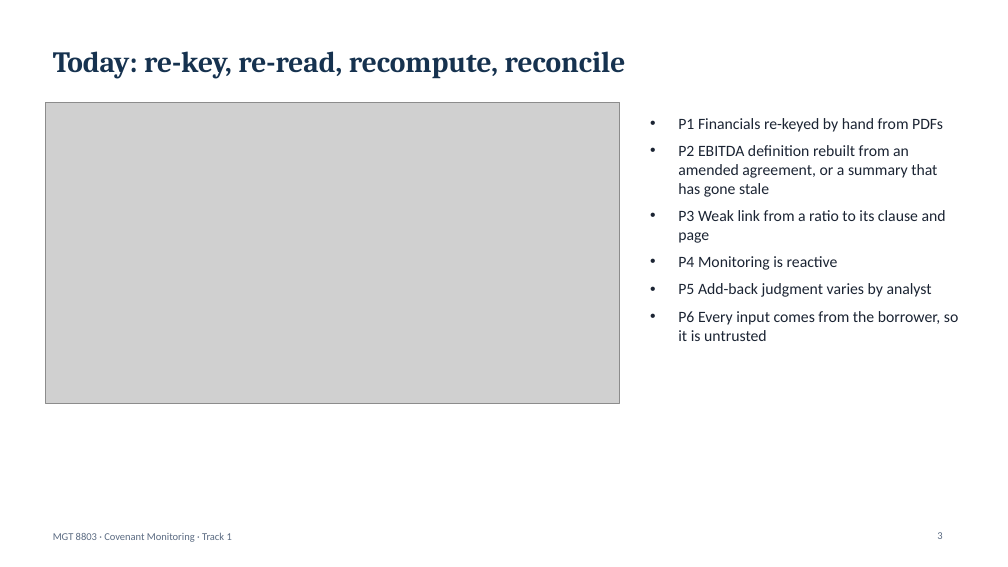
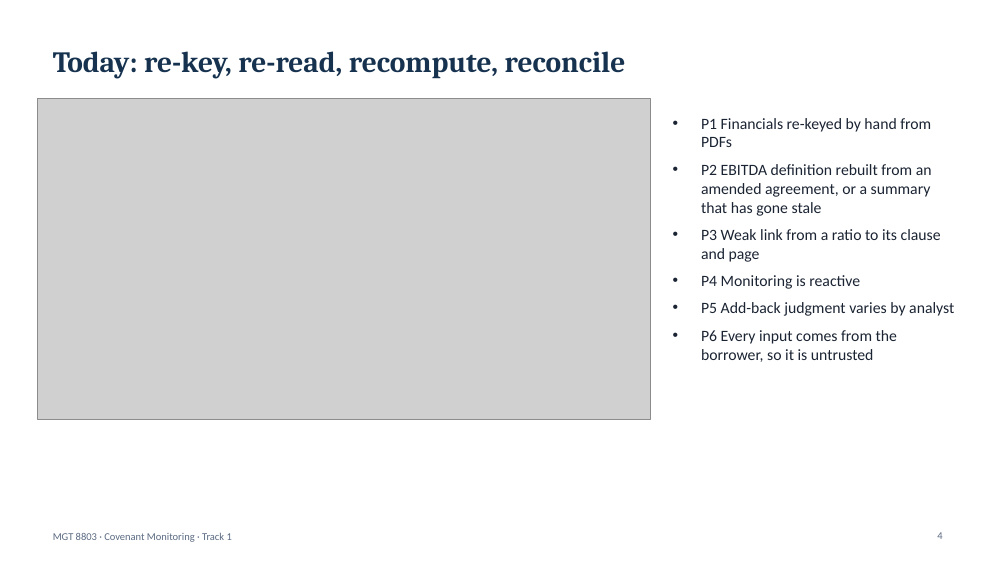
Before and after one commit to vidss04/covenant-monitoring, a slide deck: slide 4 of report/MGT8803_Final_Presentation_Covenant_Monitoring.pptx (slide 3 before the commit). Drawn at 1008x567 pixels with LibreOffice and Linux fonts; fonts in the diff are those of the drawing; grey boxes stand for pictures. Boxes give left, top, right and bottom in pixels: in the first picture for what was removed or moved away, otherwise in the second. Text is boxed around its words. In the diff, an @@ line names an element or a change of style, - is before the commit and + after.

```diff
--- a/report/MGT8803_Final_Presentation_Covenant_Monitoring.pptx
+++ b/report/MGT8803_Final_Presentation_Covenant_Monitoring.pptx
@@ picture: place and size @@
-picture at [45, 102, 620, 403]
+picture at [38, 98, 650, 419]
@@ text "P1 Financials re-keyed by hand ..." rewrapped from [678, 118, 958, 341] to [701, 118, 954, 362] @@
@@ page number at [937, 532, 942, 539]: text changed @@
-3
+4
```
Also in this commit, not shown: 2 other slides changed, 3 slides added, 8 other files.
